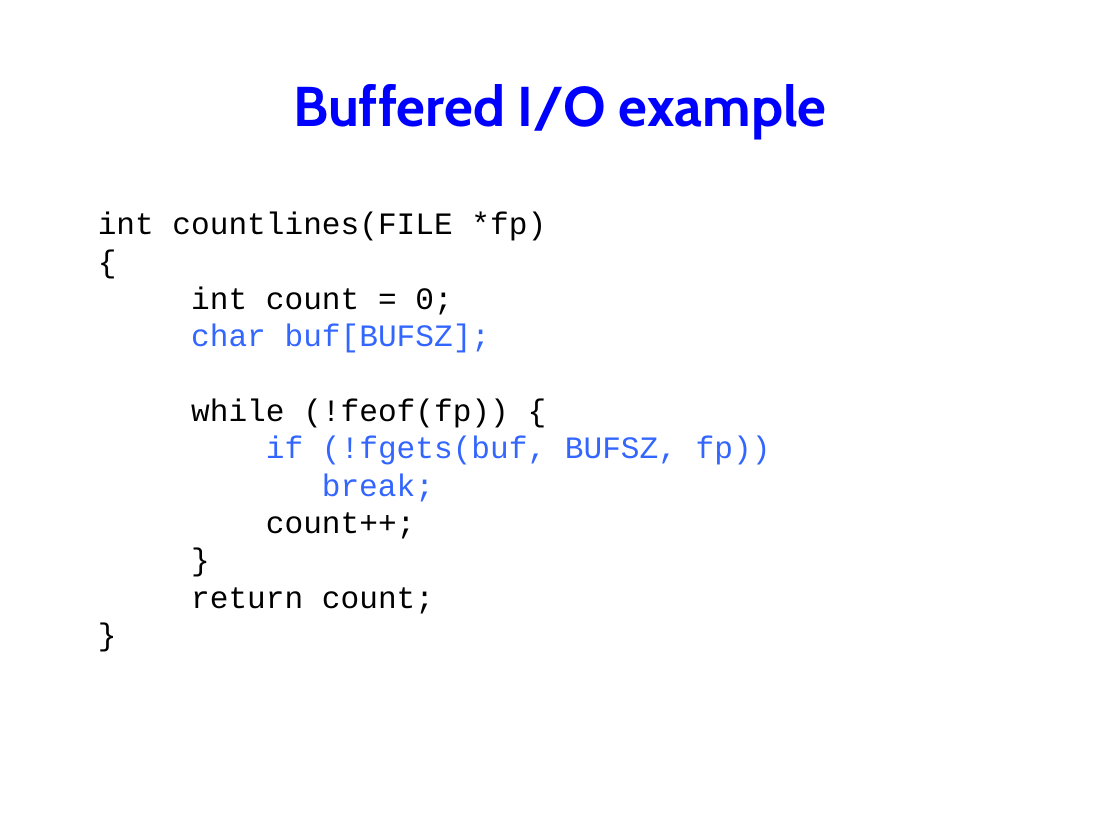
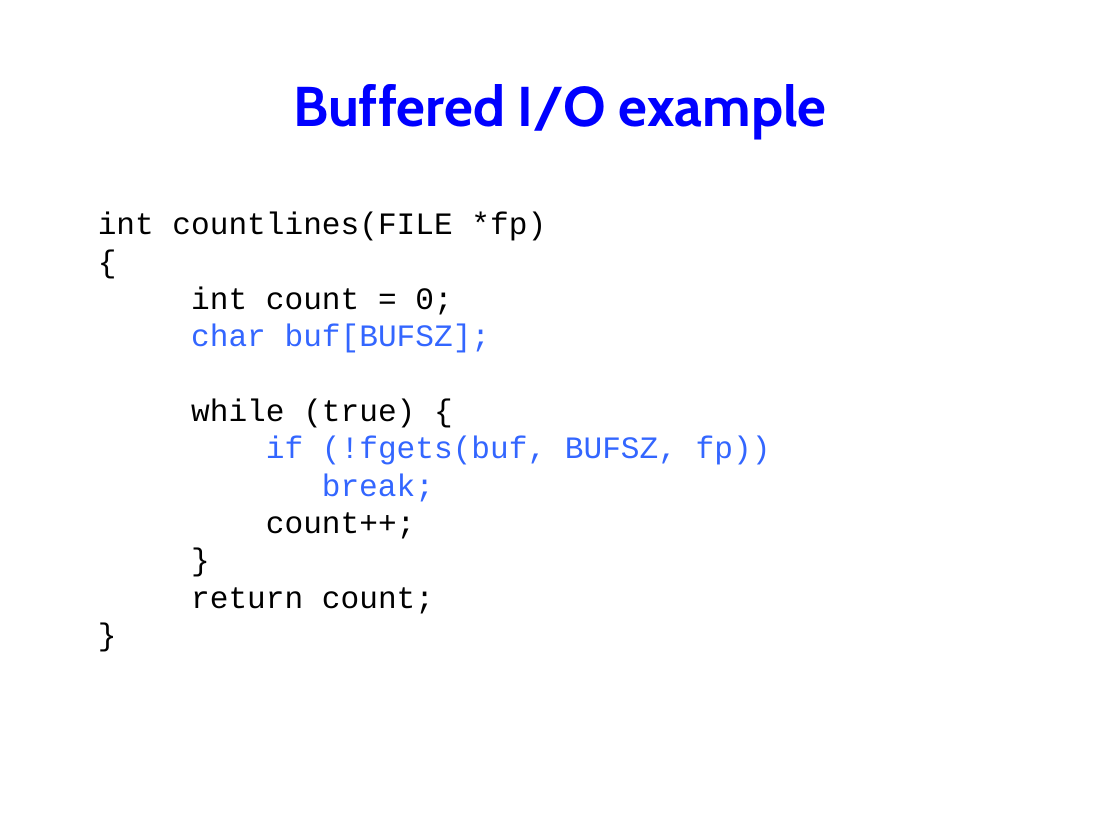
Before and after one commit to NYU-CSO/nyu-cso.github.io, a slide deck: slide 28 of notes/07-largec-io.pptx. Drawn at 1120x840 pixels with LibreOffice and Linux fonts; fonts in the diff are those of the drawing. Boxes give left, top, right and bottom in pixels: in the first picture for what was removed or moved away, otherwise in the second. Text is boxed around its words. In the diff, an @@ line names an element or a change of style, - is before the commit and + after.

```diff
--- a/notes/07-largec-io.pptx
+++ b/notes/07-largec-io.pptx
@@ text at [191,399,415,428]: text changed @@
-while (!feof(fp)) {
+while (true) {
```
Also in this commit, not shown: 1 other slide changed, 1 other file.
